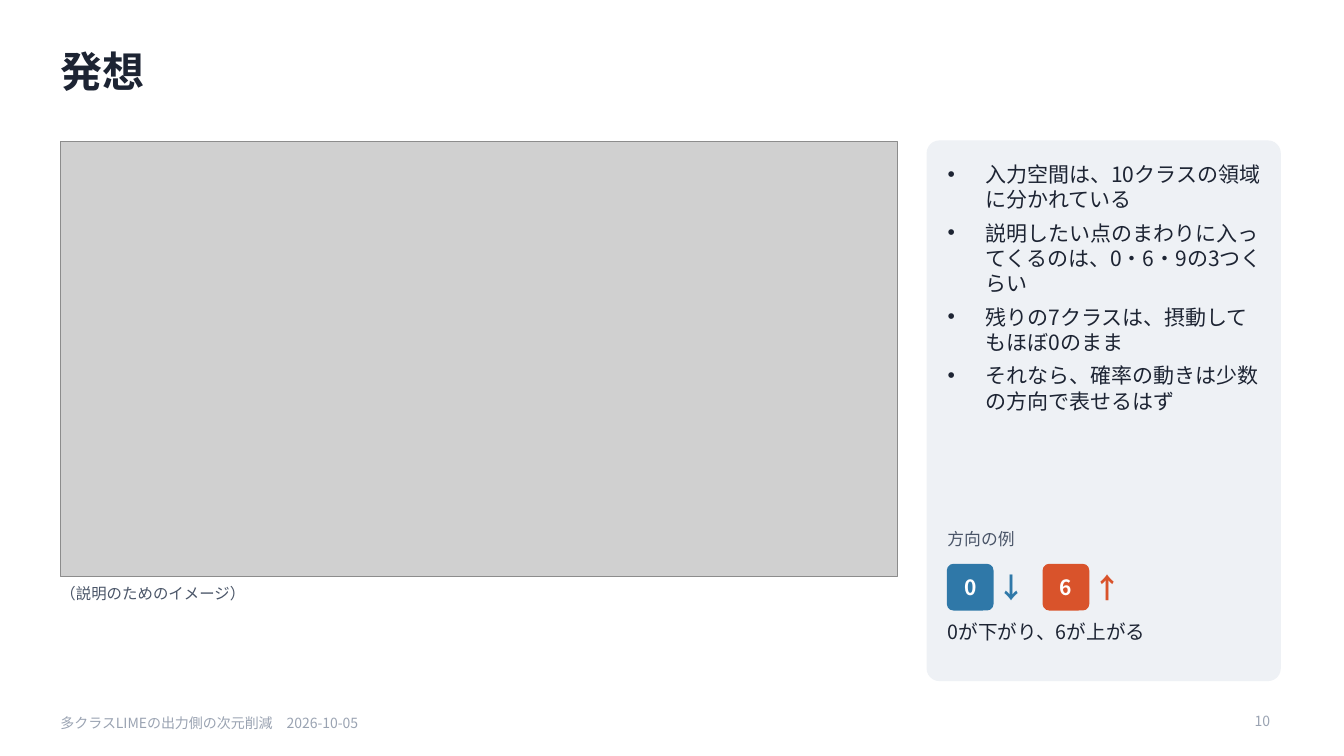
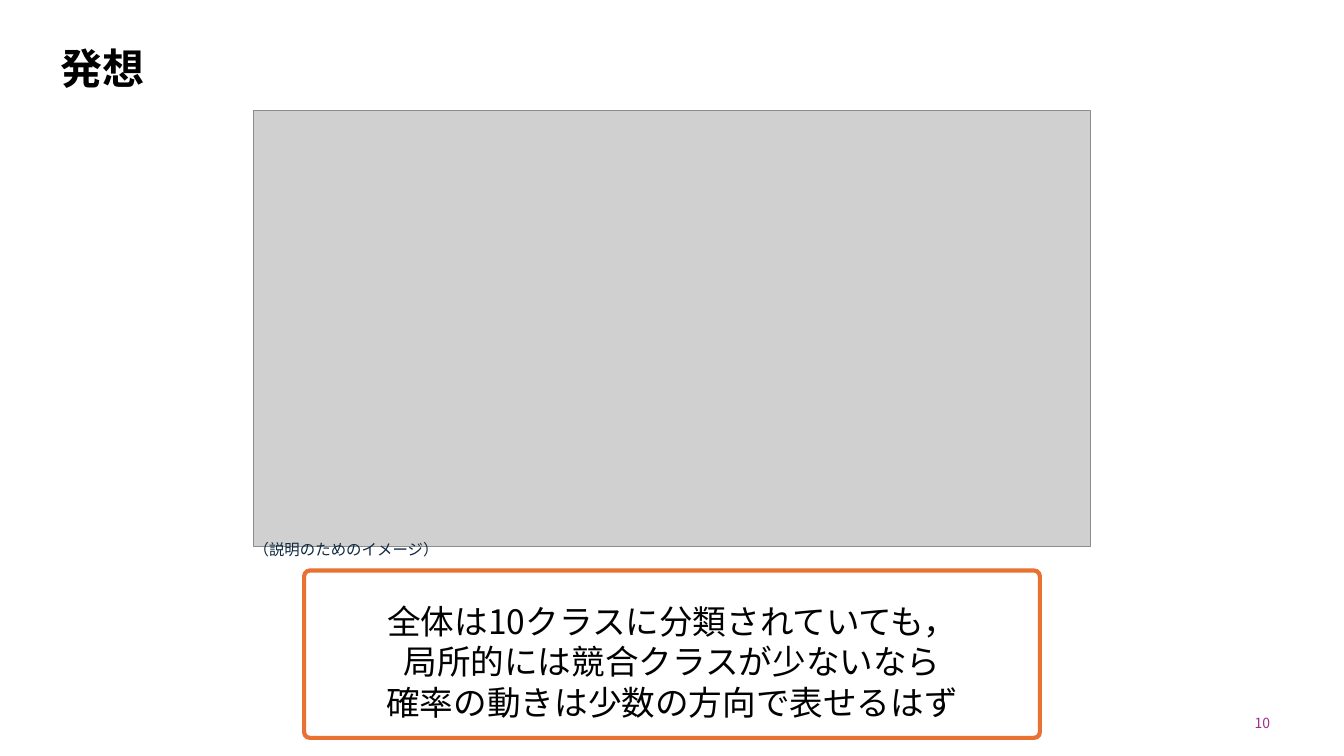
Before and after one commit to SoutaIkegame/Fisher_LIME, a slide deck: slide 10 of docs/seminar/2026-10-05_seminar.pptx. Drawn at 1344x756 pixels with LibreOffice and Linux fonts; fonts in the diff are those of the drawing; grey boxes stand for pictures. Boxes give left, top, right and bottom in pixels: in the first picture for what was removed or moved away, otherwise in the second. Text is boxed around its words. In the diff, an @@ line names an element or a change of style, - is before the commit and + after.

```diff
--- a/docs/seminar/2026-10-05_seminar.pptx
+++ b/docs/seminar/2026-10-05_seminar.pptx
@@ title "発想" at (60, 48, 144, 88): text colour #1D2433 to #000000; line spacing 1 to 0.9 @@
@@ picture: place and size @@
-picture at (60, 141, 897, 577)
+picture at (254, 111, 1091, 546)
@@ text removed at (947, 531, 1014, 547) @@
-方向の例
@@ text "（説明のためのイメージ）": place and size @@
-text "（説明のためのイメージ）" at (60, 586, 245, 601)
+text "（説明のためのイメージ）" at (254, 542, 439, 556)
@@ text "（説明のためのイメージ）" at (254, 542, 439, 556): text colour #4A5568 to #0E2841 @@
@@ rounded rectangle removed at (948, 565, 993, 610) @@
@@ text removed at (998, 565, 1033, 610) @@
-↓
@@ rounded rectangle removed at (1044, 565, 1089, 610) @@
@@ text removed at (1094, 565, 1129, 610) @@
-↑
@@ rounded rectangle: place and size @@
-rounded rectangle at (928, 141, 1280, 681)
+rounded rectangle at (304, 571, 1041, 738)
@@ rounded rectangle at (304, 571, 1041, 738): fill #EEF1F5 to #FFFFFF; outline #EEF1F5 1 pt to #E97132 3 pt @@
@@ text removed at (964, 579, 976, 596) @@
-0
@@ text removed at (1060, 579, 1072, 596) @@
-6
@@ text at (386, 605, 957, 718): text changed; size 15 to 24 pt; text colour #1D2433 to #000000 @@
-• 入力空間は、10クラスの領域に分かれている
-• 説明したい点のまわりに入ってくるのは、0・6・9の3つくらい
-• 残りの7クラスは、摂動してもほぼ0のまま
-• それなら、確率の動きは少数の方向で表せるはず
+全体は10クラスに分類されていても，
+局所的には競合クラスが少ないなら
+確率の動きは少数の方向で表せるはず
@@ text removed at (947, 622, 1145, 641) @@
-0が下がり、6が上がる
@@ text removed at (60, 716, 359, 729) @@
-多クラスLIMEの出力側の次元削減 2026-10-05
@@ page number at (1255, 717, 1271, 728): text colour #9AA3B2 to #A02B93; vertical alignment top to middle @@
```
Also in this commit, not shown: 21 other slides changed, 1 slide added, 11 slides removed, 5 other files.
